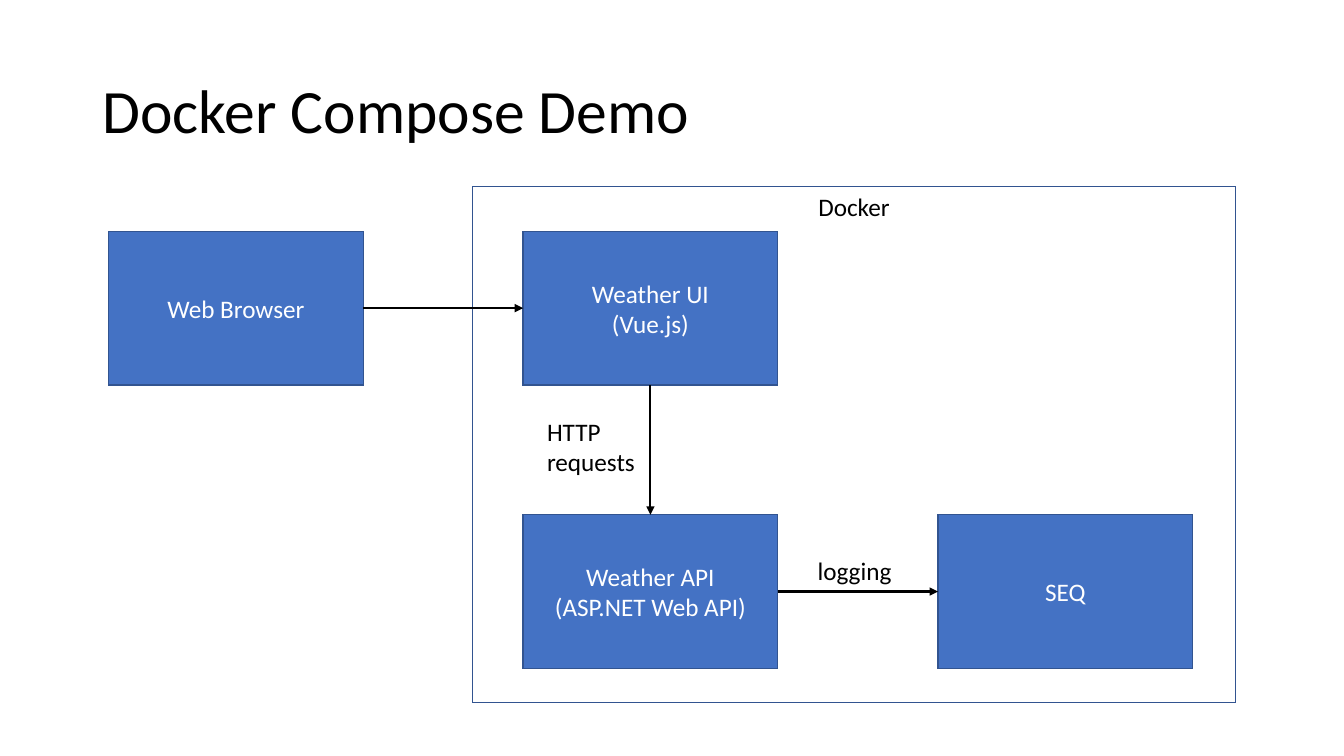
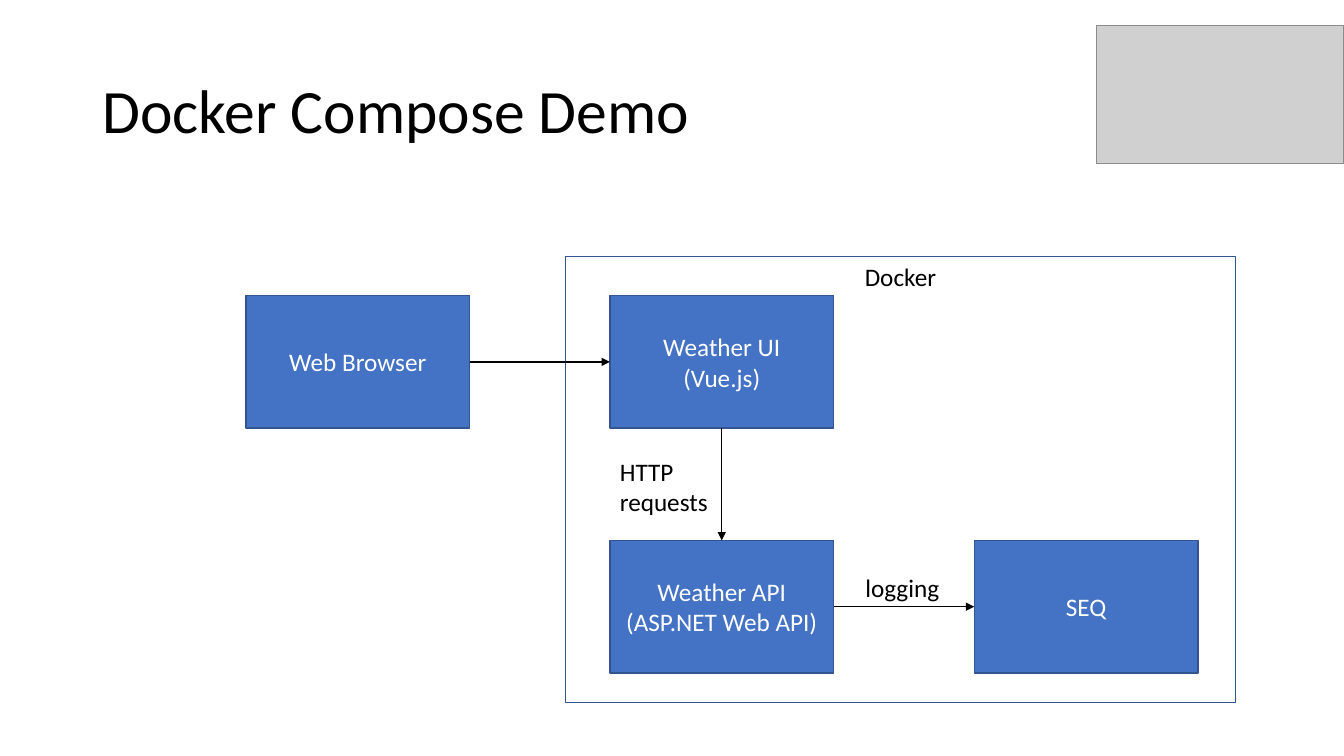
Before and after one commit to aljazsim/docker-masterclass-examples, a slide deck: slide 55 of Docker Masterclass.pptx (slide 52 before the commit). Drawn at 1344x756 pixels with LibreOffice and Linux fonts; fonts in the diff are those of the drawing; grey boxes stand for pictures. Boxes give left, top, right and bottom in pixels: in the first picture for what was removed or moved away, otherwise in the second. Text is boxed around its words. In the diff, an @@ line names an element or a change of style, - is before the commit and + after.

```diff
--- a/Docker Masterclass.pptx
+++ b/Docker Masterclass.pptx
@@ picture added at bbox=[1097, 25, 1343, 164] @@
@@ rectangle "Docker": place and size @@
-rectangle "Docker" at bbox=[473, 187, 1236, 703]
+rectangle "Docker" at bbox=[566, 257, 1235, 703]
@@ rectangle "Web Browser": place and size @@
-rectangle "Web Browser" at bbox=[109, 232, 364, 385]
+rectangle "Web Browser" at bbox=[246, 295, 470, 429]
@@ rectangle "Weather UI": place and size @@
-rectangle "Weather UI" at bbox=[523, 232, 778, 385]
+rectangle "Weather UI" at bbox=[610, 295, 834, 429]
@@ arrow moved from (363, 309) - (523, 309) to (470, 362) - (610, 362) @@
@@ arrow (470, 362) - (610, 362): stroke #000000 1.5 pt to #000000 1 pt @@
@@ arrow moved from (650, 385) - (650, 515) to (722, 429) - (722, 540) @@
@@ arrow (722, 429) - (722, 540): stroke #000000 1.5 pt to #000000 1 pt @@
@@ text "HTTP requests": place and size @@
-text "HTTP requests" at bbox=[547, 424, 635, 475]
+text "HTTP requests" at bbox=[620, 464, 708, 515]
@@ rectangle "Weather API": place and size @@
-rectangle "Weather API" at bbox=[523, 515, 778, 668]
+rectangle "Weather API" at bbox=[610, 540, 834, 674]
@@ text "logging": place and size @@
-text "logging" at bbox=[818, 562, 892, 585]
+text "logging" at bbox=[865, 579, 939, 602]
@@ rectangle "SEQ": place and size @@
-rectangle "SEQ" at bbox=[939, 515, 1194, 668]
+rectangle "SEQ" at bbox=[975, 540, 1199, 674]
@@ arrow moved from (778, 592) - (939, 592) to (834, 607) - (975, 607) @@
@@ arrow (834, 607) - (975, 607): stroke #000000 1.5 pt to #000000 1 pt @@
```
Also in this commit, not shown: 54 other slides changed, 4 slides added.
